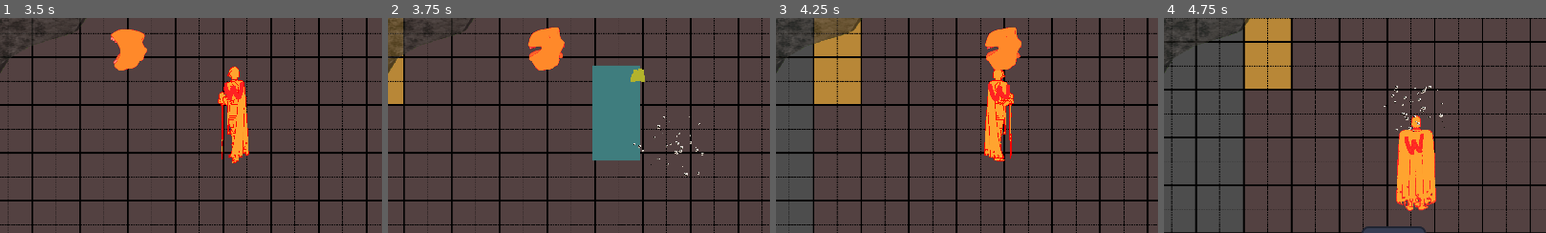
Above: before the commit, frames 1-4 (left to right).
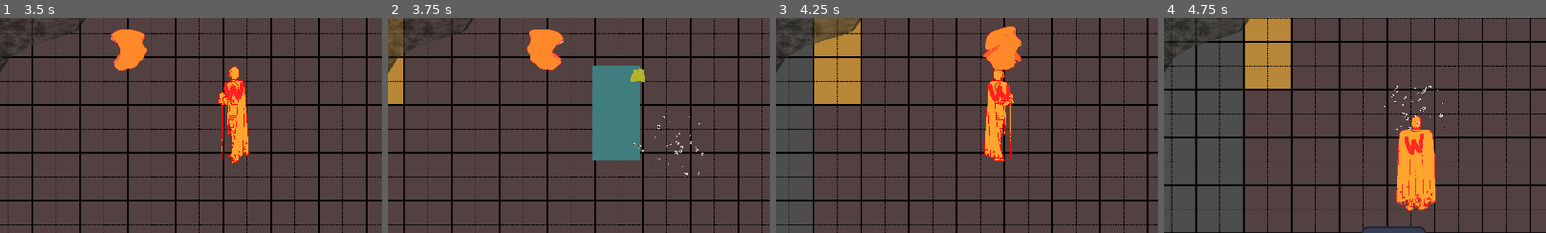
Above: after the commit, the same moments.

Repository: jible/capstone
Game: Godot game, scene res://scenes/testScenes/test_level.tscn
The game is run twice, just before and just after one commit, with the same random seed, the same clock (stepped at 60 frames per second) and the same inputs. This scene is started directly instead of the project's main scene. The engine's default icon, where the game draws it, is replaced by a stand-in: a white triangle on a blue panel in a dark square.
Inputs (mouse positions are % of the whole screen's width and height, from its top left):
- Up to frame 1 (3.5 s): move the mouse to (45, 70) at 0.52 s; hold Tab (OpenUpgrades) 0.53-1.25 s; hold Space (attack) 0.53-1.25 s; click "+" at 1.25 s; tap Enter at 2 s; move the mouse to (80, 65) at 2.02 s; hold Tab (OpenUpgrades) 2.03-2.78 s; tap Space (attack) at 2.1 s; move the mouse to (20, 35) at 2.77 s; hold Left (left) from 2.78 s (still down); hold Space (attack) from 2.78 s (still down)
- Up to frame 2 (3.75 s): keep holding Left (left); move the mouse to (55, 50) at 3.52 s; release Space (attack) at 3.53 s; tap Space (attack) at 3.6 s
- Up to frame 3 (4.25 s): keep holding Left (left)
- Up to frame 4 (4.75 s): move the mouse to (35, 25) at 4.27 s; release Left (left) at 4.28 s; hold Down (down) from 4.28 s (still down); hold Space (attack) from 4.28 s (still down)
The pictures show only the part of the screen within x 12-62%, y 28-78%; the shares and areas given below are measured in that part.

Frame 1 is identical in both runs. In frame 2, 0.6% of the frame differs, in the area x 36-47%, y 4-25%; in frame 3, 0.3%; in frame 4, nothing differs.

Commit message:
Enemy AI programming complete- just in need of some balancing

Diff:
--- a/scenes/prefabs/npcs/enemies/basic_enemy.tscn
+++ b/scenes/prefabs/npcs/enemies/basic_enemy.tscn
@@ -26,6 +26,34 @@
 [sub_resource type="CircleShape2D" id="CircleShape2D_mt6l6"]
 radius = 44.1814
 
+[sub_resource type="AtlasTexture" id="AtlasTexture_b0bjf"]
+atlas = ExtResource("13_mjspm")
+region = Rect2(0, 0, 206, 225)
+
+[sub_resource type="AtlasTexture" id="AtlasTexture_aeb27"]
+atlas = ExtResource("13_mjspm")
+region = Rect2(206, 0, 206, 225)
+
+[sub_resource type="AtlasTexture" id="AtlasTexture_6b2ft"]
+atlas = ExtResource("13_mjspm")
+region = Rect2(412, 0, 206, 225)
+
+[sub_resource type="AtlasTexture" id="AtlasTexture_0w6vj"]
+atlas = ExtResource("13_mjspm")
+region = Rect2(618, 0, 206, 225)
+
+[sub_resource type="AtlasTexture" id="AtlasTexture_h7r7s"]
+atlas = ExtResource("13_mjspm")
+region = Rect2(0, 675, 206, 225)
+
+[sub_resource type="AtlasTexture" id="AtlasTexture_ydb1m"]
+atlas = ExtResource("13_mjspm")
+region = Rect2(206, 675, 206, 225)
+
+[sub_resource type="AtlasTexture" id="AtlasTexture_w0dp7"]
+atlas = ExtResource("13_mjspm")
+region = Rect2(412, 675, 206, 225)
+
 [sub_resource type="AtlasTexture" id="AtlasTexture_kwjjp"]
 atlas = ExtResource("10_n4e04")
 region = Rect2(0, 0, 206, 225)
@@ -288,6 +316,37 @@
 
 [sub_resource type="SpriteFrames" id="SpriteFrames_d4jv7"]
 animations = [{
+"frames": [{
+"duration": 1.0,
+"texture": SubResource("AtlasTexture_b0bjf")
+}, {
+"duration": 1.0,
+"texture": SubResource("AtlasTexture_aeb27")
+}, {
+"duration": 1.0,
+"texture": SubResource("AtlasTexture_6b2ft")
+}, {
+"duration": 1.0,
+"texture": SubResource("AtlasTexture_0w6vj")
+}],
+"loop": false,
+"name": &"attack",
+"speed": 5.0
+}, {
+"frames": [{
+"duration": 1.0,
+"texture": SubResource("AtlasTexture_h7r7s")
+}, {
+"duration": 1.0,
+"texture": SubResource("AtlasTexture_ydb1m")
+}, {
+"duration": 1.0,
+"texture": SubResource("AtlasTexture_w0dp7")
+}],
+"loop": false,
+"name": &"charge",
+"speed": 5.0
+}, {
 "frames": [{
 "duration": 1.0,
 "texture": SubResource("AtlasTexture_kwjjp")
@@ -700,9 +759,8 @@
 script = ExtResource("3_f8pux")
 character = NodePath("../..")
 
-[node name="Pursuit" type="Node" parent="State Machine" node_paths=PackedStringArray("hitbox", "character", "mobility_manager")]
+[node name="Pursuit" type="Node" parent="State Machine" node_paths=PackedStringArray("character", "mobility_manager")]
 script = ExtResource("4_nlsgk")
-hitbox = NodePath("../../Hitbox")
 character = NodePath("../..")
 mobility_manager = NodePath("../../Mobility Manager")
 
@@ -722,12 +780,13 @@
 script = ExtResource("10_ovdpx")
 character = NodePath("../..")
 
-[node name="Charge" type="Node" parent="State Machine"]
+[node name="Charge" type="Node" parent="State Machine" node_paths=PackedStringArray("character")]
 script = ExtResource("11_fq3s2")
+character = NodePath("../..")
 
 [node name="Animation Manager" parent="." instance=ExtResource("9_37jjd")]
 sprite_frames = SubResource("SpriteFrames_d4jv7")
-animation = &"death"
+animation = &"charge"
 autoplay = "idle_south"
 
 [node name="Hitbox" parent="." instance=ExtResource("5_pk3ql")]
--- a/scripts/characters/npc/enemy/basic_enemy/states/attack.gd
+++ b/scripts/characters/npc/enemy/basic_enemy/states/attack.gd
@@ -2,26 +2,30 @@
 
 # Exports
 @export var character: CharacterBody2D
-@export var lock_direction = false
+@export var lock_direction = true
 @export var movement_details =  {
-	"max_speed_mult" : 5
+	"max_speed_mult" : 100
 }
-@export var animation_name = "idle"
+@export var animation_name = "attack"
+@export var vel_impulse = 3000
 
 # On readys
 @onready var sm = get_parent()
-var vel_impulse = 400
-var direction_dependent = true
-var callbacks = {}
+var direction_dependent = false
+var callbacks = {
+	"end": Callable(self, "anim_done")
+}
 var is_active = false
 
-
+func anim_done():
+	sm.change_state("Idle")
 # Main Functions
 func update_state(delta):
 	pass
 func enter_state():
 	character.mobility_manager.apply_impulse( (character.navigator.get_next_step() - character.position).normalized() * vel_impulse)
+	character.hitbox.turn_on()
 
-	pass
+
 func exit_state():
-	pass
+	character.hitbox.turn_off()
--- a/scripts/characters/npc/enemy/basic_enemy/states/charge.gd
+++ b/scripts/characters/npc/enemy/basic_enemy/states/charge.gd
@@ -1,11 +1,26 @@
-extends Node
+extends SMState
 
+# Exports
+@export var character: CharacterBody2D
+@export var lock_direction = false
+@export var movement_details =  {}
+@export var animation_name = "charge"
 
-# Called when the node enters the scene tree for the first time.
-func _ready():
-	pass # Replace with function body.
+# On readys
+@onready var sm = get_parent()
+var direction_dependent = false
+var callbacks = {
+	"end": Callable(self, "anim_done")
+}
+var is_active = false
 
+func anim_done():
+	sm.change_state("Attack")
 
-# Called every frame. 'delta' is the elapsed time since the previous frame.
-func _process(delta):
+# Main Functions
+func update_state(delta):
 	pass
+func enter_state():
+	character.mobility_manager.input_direction = Vector2.ZERO
+func exit_state():
+	pass
--- a/scripts/characters/npc/enemy/basic_enemy/states/pursuit.gd
+++ b/scripts/characters/npc/enemy/basic_enemy/states/pursuit.gd
@@ -2,12 +2,12 @@
 
 
 # Exports
-@export var hitbox: HitBox
 @export var character: CharacterBody2D
 @export var lock_direction = false
 @export var movement_details =  {}
 @export var animation_name = "pursuit"
 @export var mobility_manager: Node2D
+@export var attack_distance = 300
 
 # Other variables
 @onready var sm = get_parent()
@@ -16,7 +16,6 @@
 var direction_dependent = true
 var timer:Timer
 var target: Node2D
-
 # Functions
 func _ready():
 	make_timer()
@@ -42,16 +41,17 @@
 		target_vector = target_vector.normalized()
 	mobility_manager.input_direction = target_vector
 
+	if (character.position - character.target_tracker.get_target().position).length() < attack_distance:
+		sm.change_state("Charge")
+
 
 func enter_state():
 	# turn on hitbox
-	hitbox.turn_on()
 	character.navigator.turn_on()
 	pass
 
 func exit_state():
 	# turn off hitbox
-	hitbox.turn_off()
 	character.navigator.turn_off()
 
 
--- a/scripts/characters/player/states/hurt.gd
+++ b/scripts/characters/player/states/hurt.gd
@@ -53,7 +53,6 @@
 	pass
 func enter_state():
 	sfx.play_player_sound(speaker,sfx.PlayerSounds.HURT)
-	print("HURT SOUND")
 	pass
 func exit_state():
 	pass
Not shown: 1 places in scenes/prefabs/npcs/enemies/basic_enemy.tscn that only renumber resources
